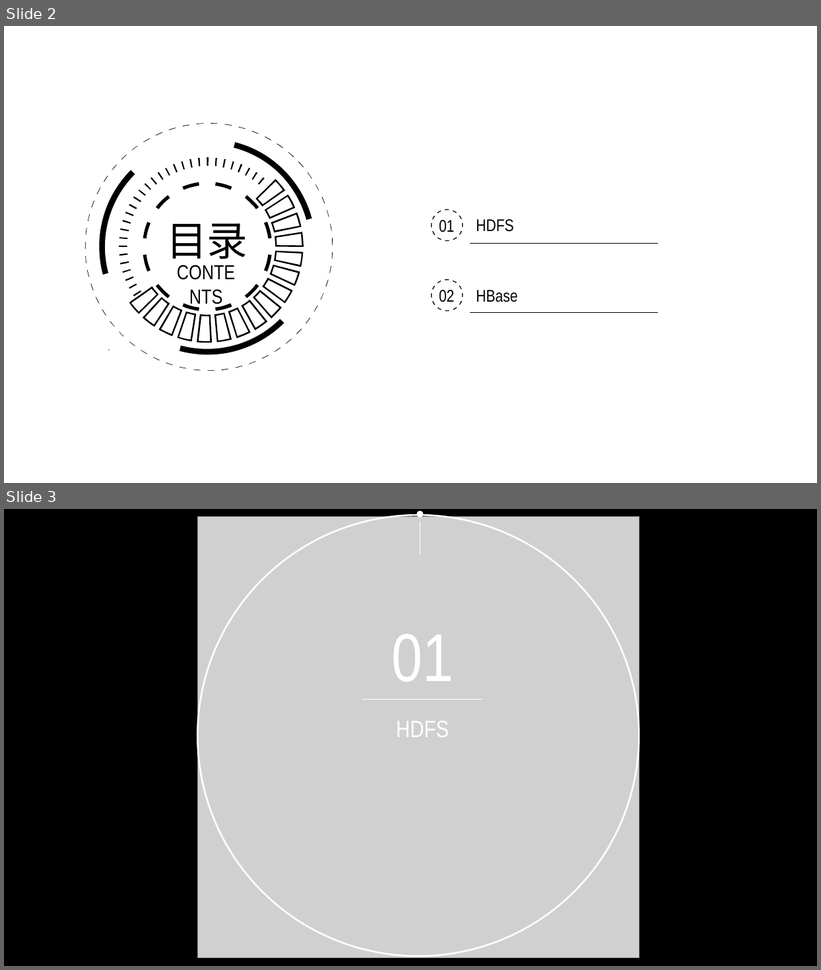
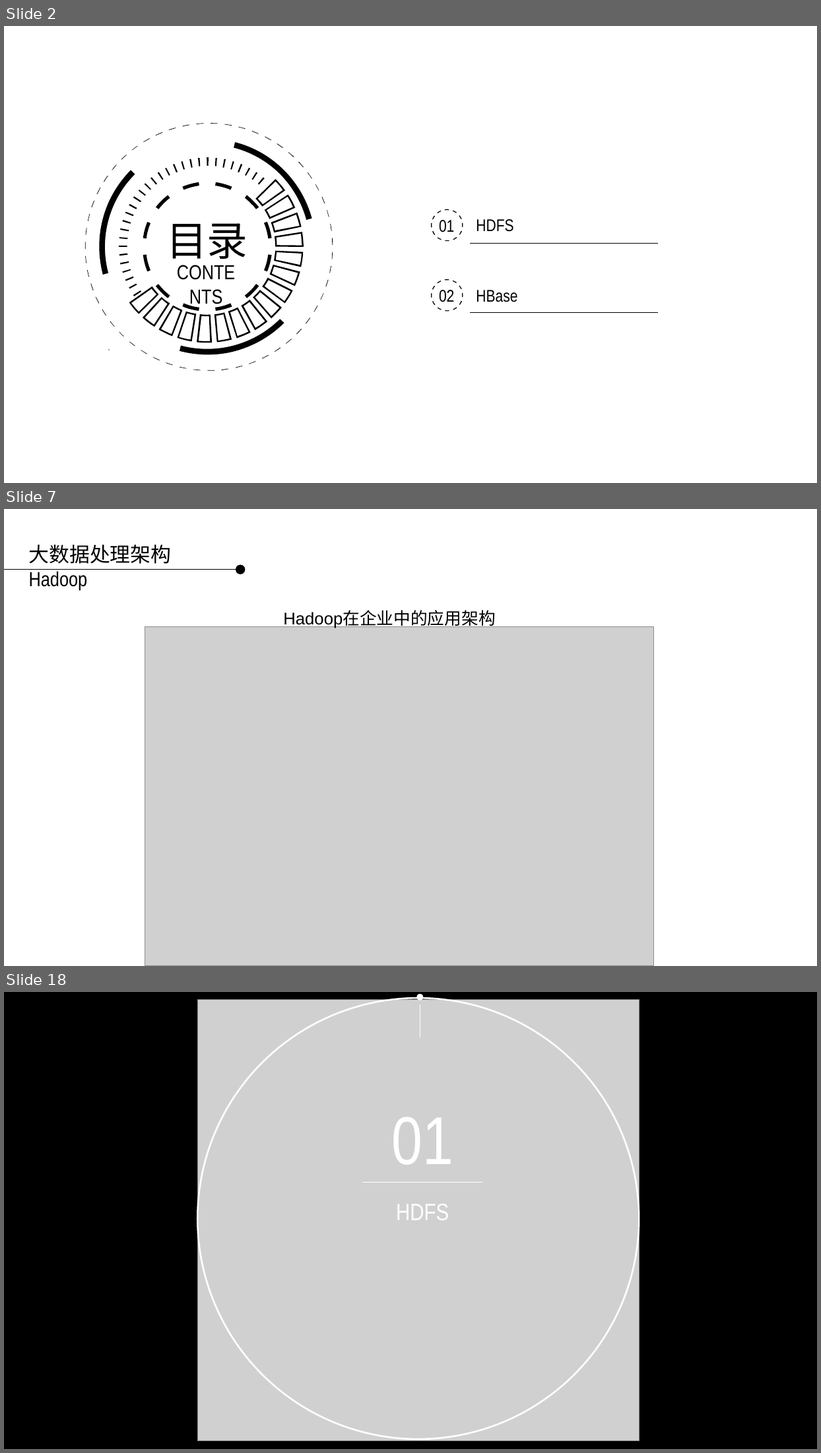
Before and after one commit to applepip/Big_Data, a slide deck: 数据采集系统-清华王宇新/数据采集系统 - 数据存储 第四讲.pptx. Shown one above the other, each under a label of ours: slides 2 and 3 before the commit, slides 2, 7 and 18 after it; the slides between them are not shown. The pictures are 821x970 and 821x1453 pixels, drawn with LibreOffice and Linux fonts; fonts in the diff are those of the drawing; grey boxes stand for pictures; background and template pictures are left out. Boxes give left, top, right and bottom in pixels: in the first picture for what was removed or moved away, otherwise in the second. Text is boxed around its words. In the diff, an @@ line names an element or a change of style, - is before the commit and + after.

```diff
--- a/数据采集系统-清华王宇新/数据采集系统 - 数据存储 第四讲.pptx
+++ b/数据采集系统-清华王宇新/数据采集系统 - 数据存储 第四讲.pptx
@@ slide 7 added at (x1=4, y1=509, x2=817, y2=966), background picture (left out) @@
@@ text added at (x1=29, y1=545, x2=172, y2=590), 24 pt, text #000000 @@
+大数据处理架构Hadoop
@@ ellipse added at (x1=236, y1=565, x2=246, y2=575), fill #000000 @@
@@ line added from (4, 569) to (236, 569), #000000 0.75 pt @@
@@ picture added at (x1=145, y1=626, x2=654, y2=966) @@
@@ text added at (x1=283, y1=611, x2=495, y2=628), 20 pt, text #000000 @@
+Hadoop在企业中的应用架构
@@ what was slide 3 is now slide 18 @@
```
Also in this commit, not shown: 14 other slides added, 13 slides removed.
